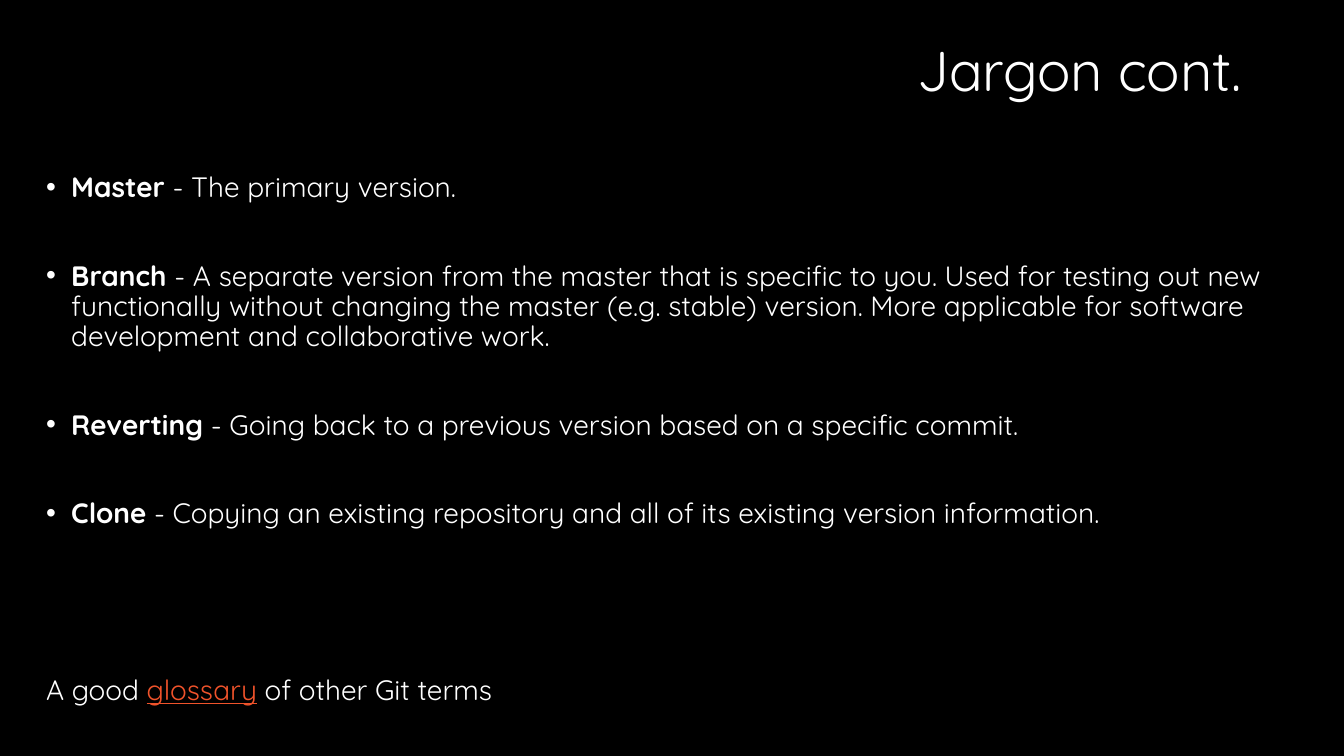
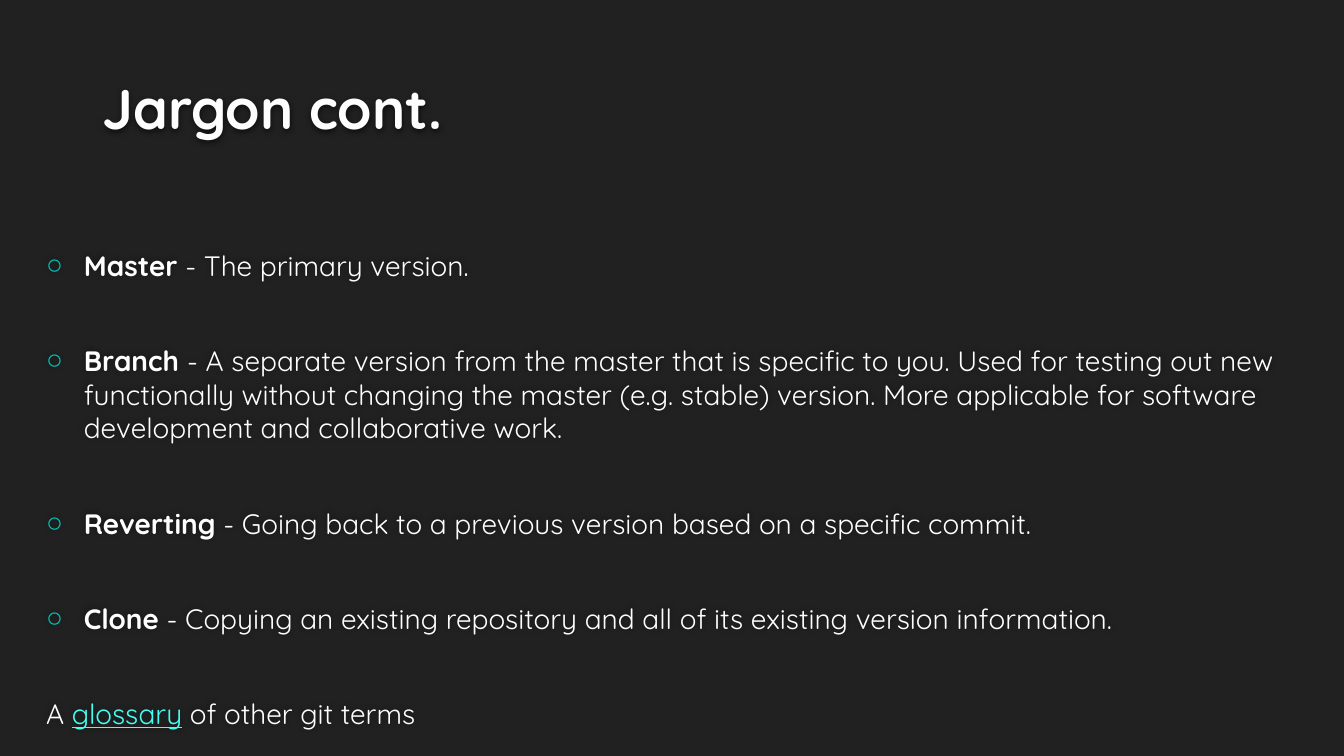
Before and after one commit to smithderek/gitExample, a slide deck: slide 4 of Git and GitHub.pptx (slide 7 before the commit). Drawn at 1344x756 pixels with LibreOffice and Linux fonts; fonts in the diff are those of the drawing; background and template pictures are left out. Boxes give left, top, right and bottom in pixels: in the first picture for what was removed or moved away, otherwise in the second. Text is boxed around its words. In the diff, an @@ line names an element or a change of style, - is before the commit and + after.

```diff
--- a/Git and GitHub.pptx
+++ b/Git and GitHub.pptx
@@ background #000000 to #212121 @@
@@ title "Jargon cont." at (x1=102, y1=90, x2=442, y2=140): text colour #FFFFFF to #FEFEFE, bold on; alignment right to left; line spacing 0.9 to 1; vertical alignment middle to bottom @@
@@ text "Master - The primary version." moved from (x1=46, y1=176, x2=1261, y2=706) to (x1=46, y1=255, x2=1273, y2=730) @@
@@ text "Master - The primary version." at (x1=46, y1=255, x2=1273, y2=730): vertical alignment top to middle @@
@@ text at (x1=84, y1=255, x2=1273, y2=635): bullet • to ○; line spacing 0.9 to 1 @@
@@ text at (x1=46, y1=703, x2=415, y2=730): text changed @@
-A good glossary of other Git terms
+A glossary of other git terms
```
Also in this commit, not shown: 11 other slides changed, 14 slides added, 2 slides removed.
